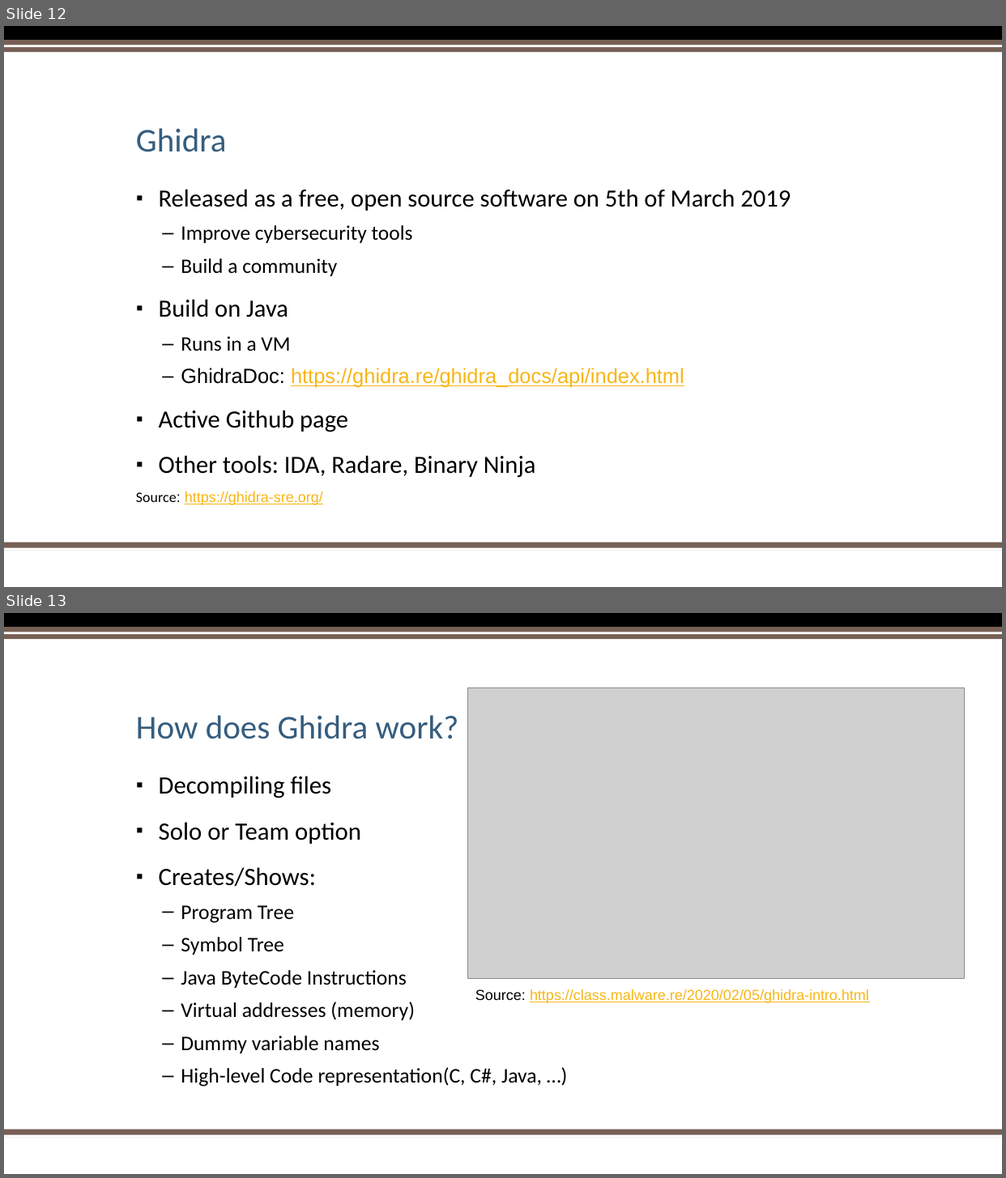
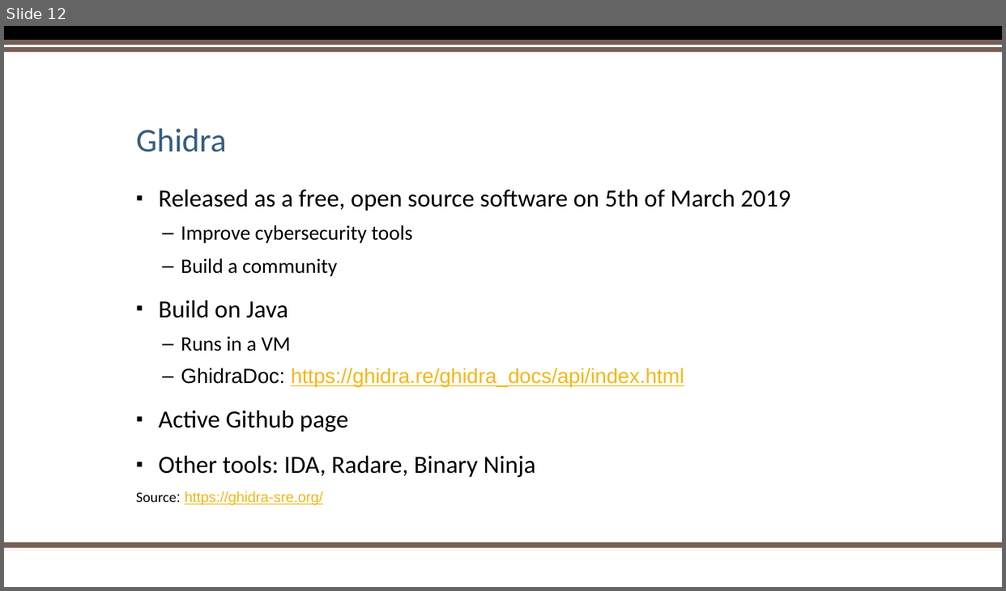
Before and after one commit to sebivenlo/ESDE_2021_Ghidra, a slide deck: Reverse Engineering.pptx. Shown one above the other, each under a label of ours: slides 12 and 13 before the commit, slide 12 after it. The pictures are 1006x1178 and 1006x591 pixels, drawn with LibreOffice and Linux fonts; fonts in the diff are those of the drawing; grey boxes stand for pictures; background and template pictures are left out. Boxes give left, top, right and bottom in pixels: in the first picture for what was removed or moved away, otherwise in the second. Text is boxed around its words. In the diff, an @@ line names an element or a change of style, - is before the commit and + after.

```diff
--- a/Reverse Engineering.pptx
+++ b/Reverse Engineering.pptx
@@ slide 13 removed at (x1=4, y1=613, x2=1002, y2=1174), background #FFFFFF; not listed: 5 template elements that a slide beside it also shows @@
@@ picture removed at (x1=468, y1=688, x2=965, y2=978) @@
@@ text removed at (x1=136, y1=715, x2=459, y2=739) @@
-How does Ghidra work?
@@ text removed at (x1=159, y1=776, x2=542, y2=1087) @@
-▪ Decompiling files
-▪ Solo or Team option
-▪ Creates/Shows:
-  – Program Tree
-  – Symbol Tree
-  – Java ByteCode Instructions
-  – Virtual addresses (memory)
-  – Dummy variable names
-  – High-level Code representation(C, C#, Java, …)
@@ text removed at (x1=475, y1=990, x2=869, y2=1003) @@
-Source: https://class.malware.re/2020/02/05/ghidra-intro.html
```
Also in this commit, not shown: 2 slides changed, 1 other slide removed.
